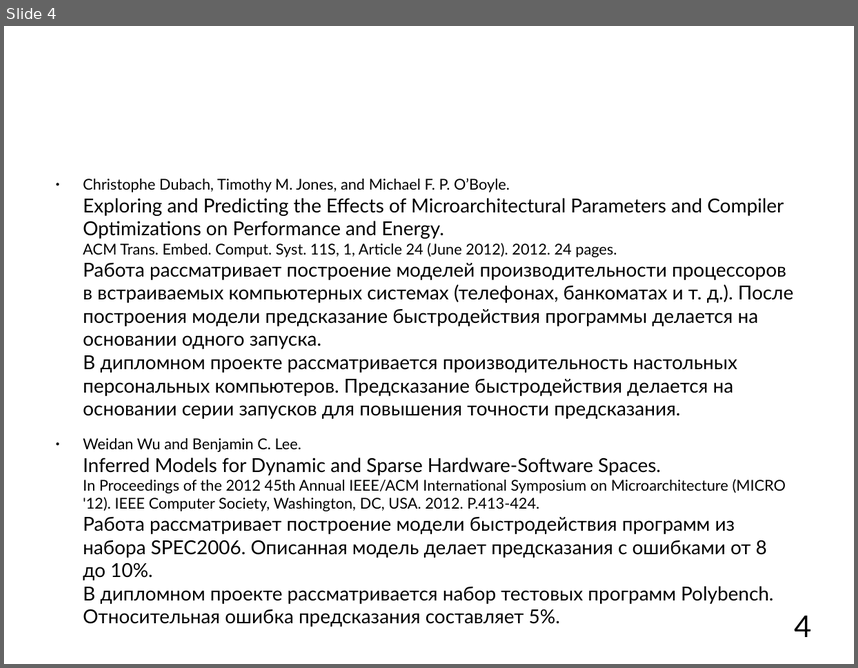
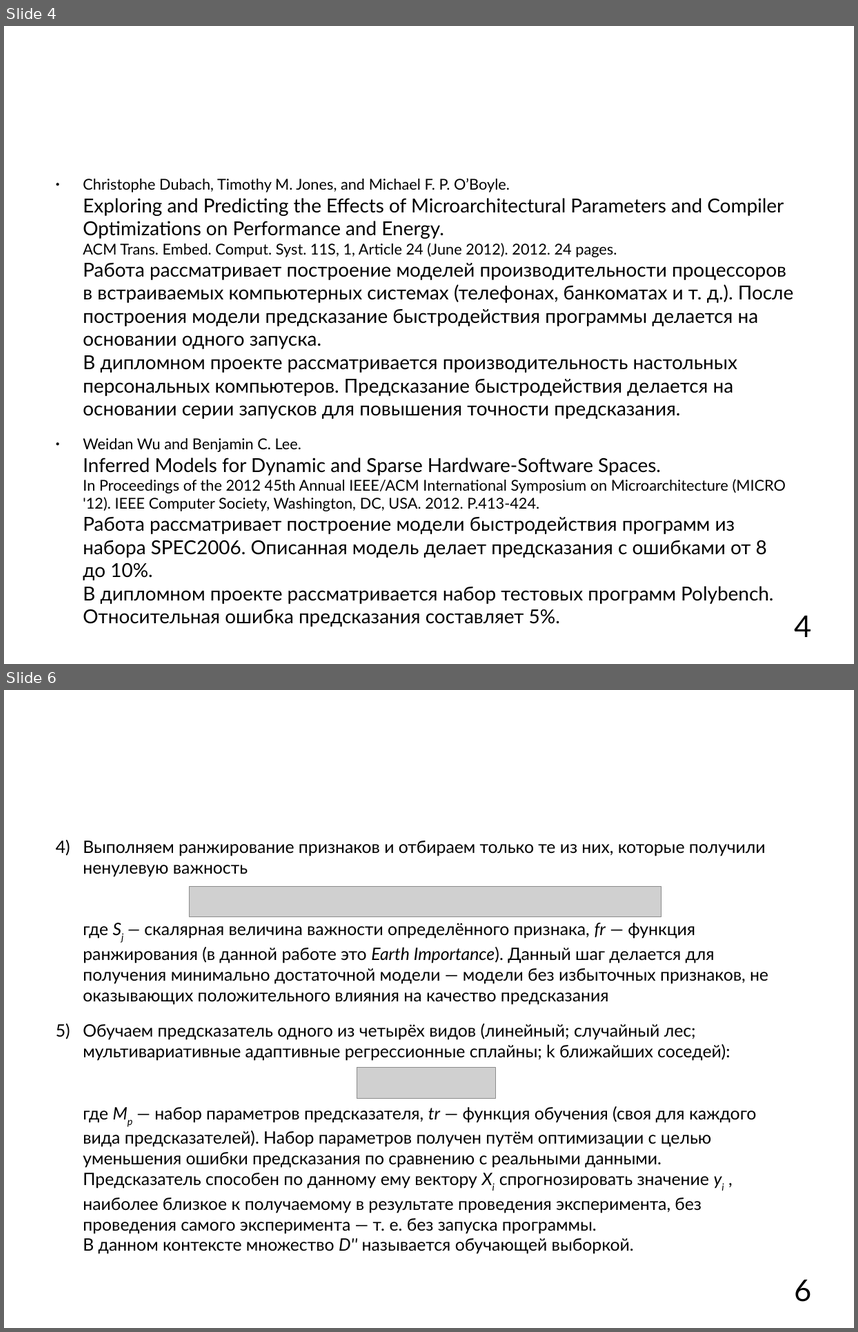
Before and after one commit to mkpankov/adaptor, a slide deck: diploma/defense/brochure.odp. Shown one above the other, each under a label of ours: slide 4 before the commit, slides 4 and 6 after it; the slides between them are not shown. The pictures are 858x668 and 858x1332 pixels, drawn with LibreOffice and Linux fonts; fonts in the diff are those of the drawing; grey boxes stand for pictures; background and template pictures are left out. Boxes give left, top, right and bottom in pixels: in the first picture for what was removed or moved away, otherwise in the second. Text is boxed around its words. In the diff, an @@ line names an element or a change of style, - is before the commit and + after.

```diff
--- a/diploma/defense/brochure.odp
+++ b/diploma/defense/brochure.odp
@@ slide 6 added at [4, 690, 854, 1328], background picture (left out) @@
@@ title added at [46, 690, 812, 836], 40 pt, text #FFFFFF @@
+Метод статистического анализа быстродействия программ “Velocitas”
@@ text added at [83, 840, 769, 1254], 16 pt, text #000000 @@
+4) Выполняем ранжирование признаков и отбираем только те из них, которые получили ненулевую важность
+   где Sj — скалярная величина важности определённого признака, fr — функция ранжирования (в данной работе это Earth Importance). Данный шаг делается для получения минимально достаточной модели — модели без избыточных признаков, не оказывающих положительного влияния на качество предсказания
+5) Обучаем предсказатель одного из четырёх видов (линейный; случайный лес; мультивариативные адаптивные регрессионные сплайны; k ближайших соседей):
+   где Mp — набор параметров предсказателя, tr — функция обучения (своя для каждого вида предсказателей). Набор параметров получен путём оптимизации с целью уменьшения ошибки предсказания по сравнению с реальными данными.
+   Предсказатель способен по данному ему вектору Xi спрогнозировать значение yi , наиболее близкое к получаемому в результате проведения эксперимента, без проведения самого эксперимента — т. е. без запуска программы.
+   В данном контексте множество D'' называется обучающей выборкой.
@@ picture added at [189, 886, 662, 917] @@
@@ picture added at [357, 1067, 496, 1098] @@
@@ page number added at [794, 1279, 811, 1301], 28 pt, text #000000 @@
+6
```
Also in this commit, not shown: 1 slide changed, 1 other slide added, 1 slide removed.
